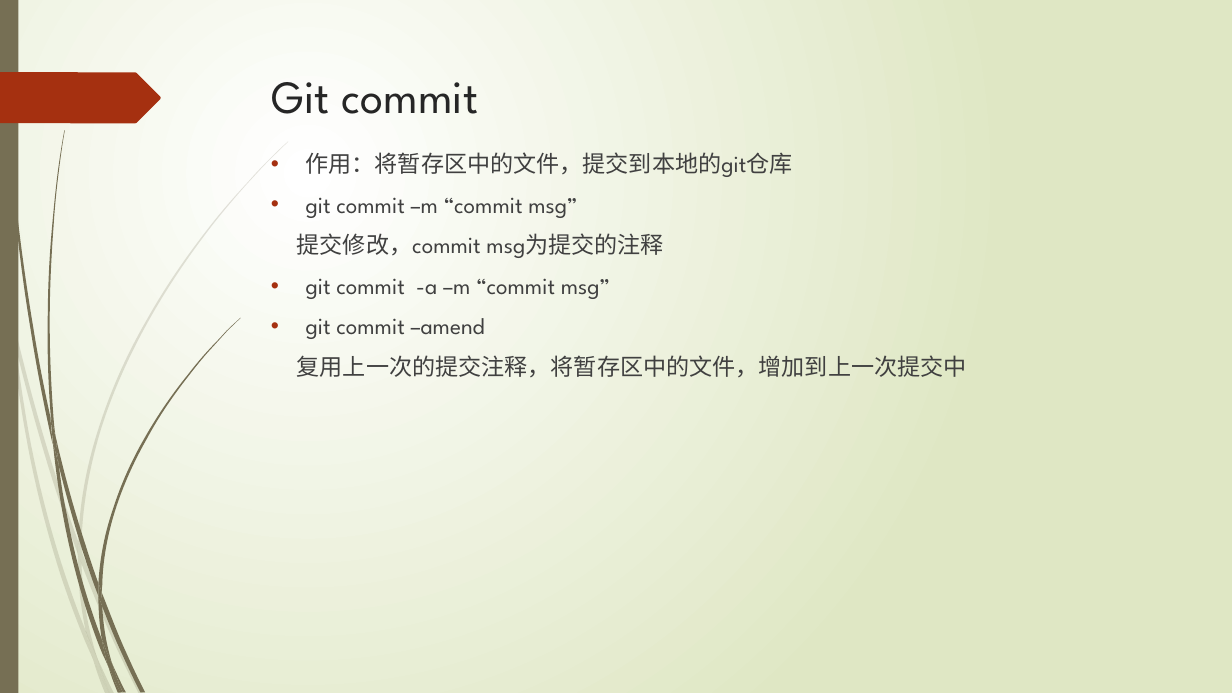
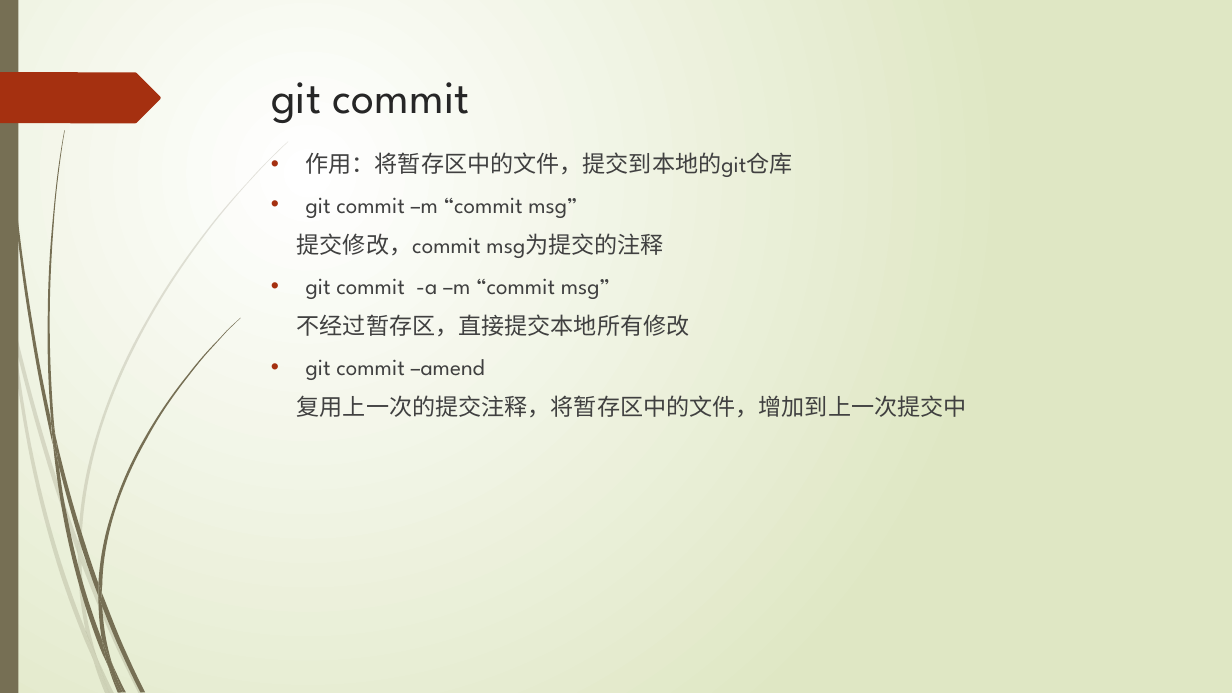
Before and after one commit to watercolor/gitppt, a slide deck: slide 12 of Git.pptx. Drawn at 1232x693 pixels with LibreOffice and Linux fonts; fonts in the diff are those of the drawing. Boxes give left, top, right and bottom in pixels: in the first picture for what was removed or moved away, otherwise in the second. Text is boxed around its words. In the diff, an @@ line names an element or a change of style, - is before the commit and + after.

```diff
--- a/Git.pptx
+++ b/Git.pptx
@@ title at [271,82,470,123]: text changed @@
-Git commit
+git commit
@@ text at [297,314,690,336]: paragraph added @@
+不经过暂存区，直接提交本地所有修改
```
Also in this commit, not shown: 8 other slides changed, 5 slides added.
